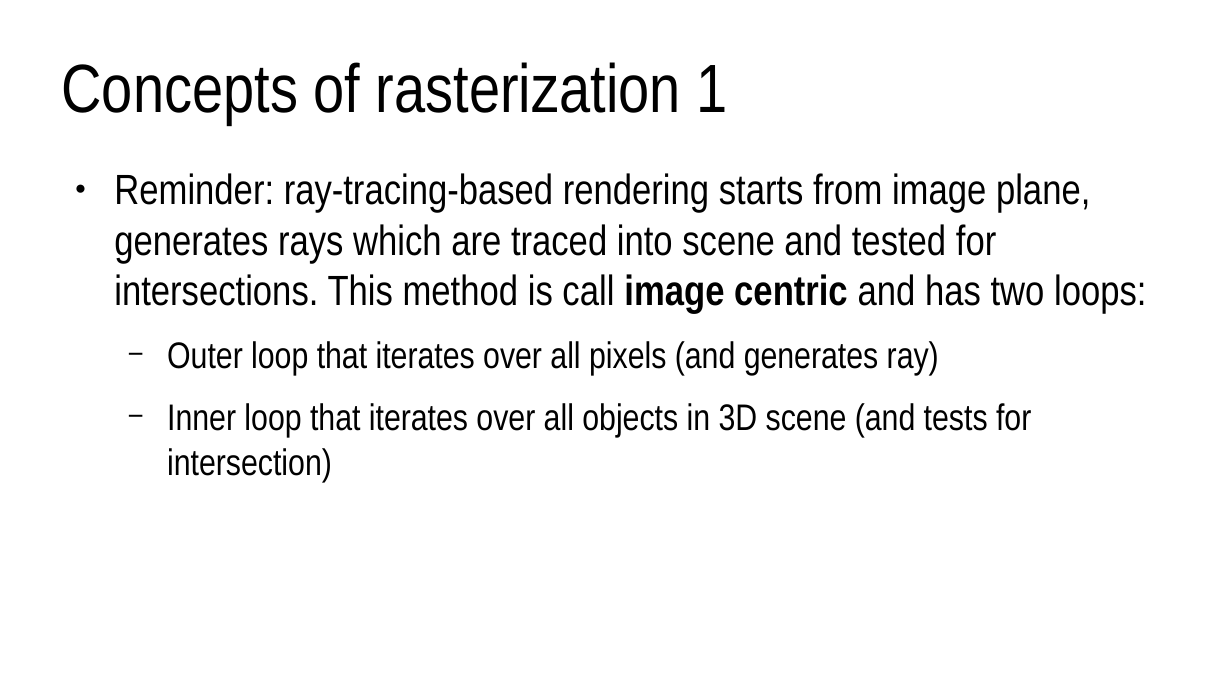
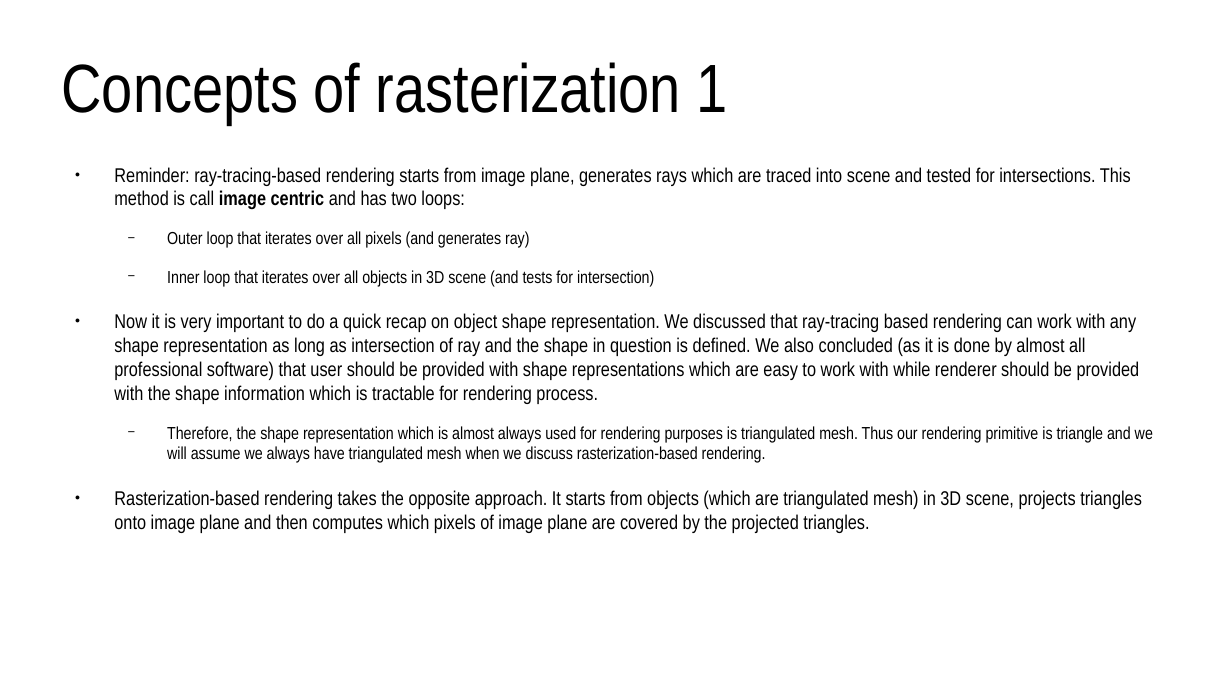
Before and after one commit to lorentzo/IntroductionToComputerGraphics, a slide deck: slide 5 of lectures/4_foundations_rendering/4_3_rasterization.odp. Drawn at 1232x693 pixels with LibreOffice and Linux fonts; fonts in the diff are those of the drawing. Boxes give left, top, right and bottom in pixels: in the first picture for what was removed or moved away, otherwise in the second. Text is boxed around its words. In the diff, an @@ line names an element or a change of style, - is before the commit and + after.

Commit message:
intro, overview, 3d scene, rendering

```diff
--- a/lectures/4_foundations_rendering/4_3_rasterization.odp
+++ b/lectures/4_foundations_rendering/4_3_rasterization.odp
@@ text at box(114, 167, 1131, 287): size 27.2 to 12.8 pt in "Reminder: ray-tracing-based rendering starts from image plan ..."; size 23.8 to 11.2 pt in "Outer loop that iterates over all pixels ...", "Inner loop that iterates over all objects ..." @@
@@ text at box(114, 313, 1153, 533): paragraphs added @@
+● Now it is very important to do a quick recap on object shape representation. We discussed that ray-tracing based rendering can work with any shape representation as long as intersection of ray and the shape in question is defined. We also concluded (as it is done by almost all professional software) that user should be provided with shape representations which are easy to work with while renderer should be provided with the shape information which is tractable for rendering process.
+  − Therefore, the shape representation which is almost always used for rendering purposes is triangulated mesh. Thus our rendering primitive is triangle and we will assume we always have triangulated mesh when we discuss rasterization-based rendering.
+● Rasterization-based rendering takes the opposite approach. It starts from objects (which are triangulated mesh) in 3D scene, projects triangles onto image plane and then computes which pixels of image plane are covered by the projected triangles.
```
Also in this commit, not shown: 5 other files.
